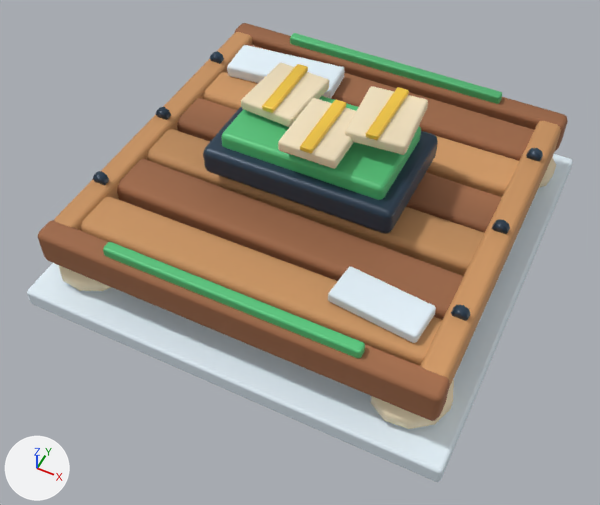
Before and after pictures for a commit that changed the glTF model HavenlineGodot/assets/stations_v2/pad_payment.glb.
The view is the same before and after, from a camera (50 mm lens) standing at (1.19, -2.6, 2.99) and looking at (0.03, -0.28, 0.09). Every picture has the same lights, and +X, +Y and +Z are marked at lower left. The picture after the commit comes second. Vertices at exactly the same position are counted once.

Names of what the first picture shows: 'pad_payment'.
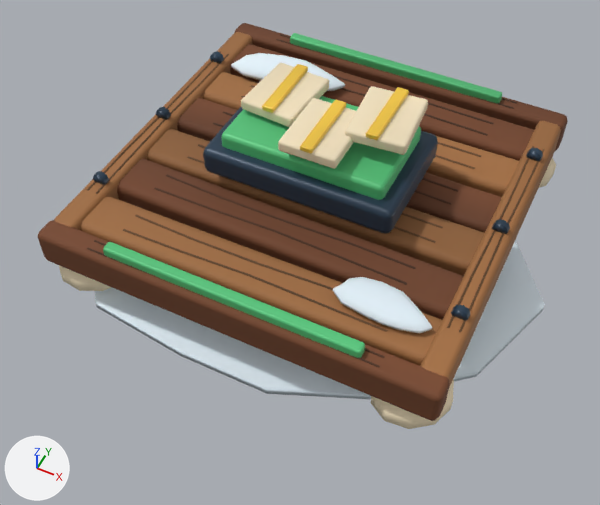
The change in detail:
me_pad_payment is used by ob_pad_payment; location (0.0, 0.0, 0.0).
me_pad_payment had 1676 vertices, 3212 faces and spanned x -1.01..1.01, y -1.01..1.01, z -0.06..0.75.
me_pad_payment now has 2681 vertices, 5006 faces and spans x -1.0..1.14, y -0.96..1.08, z -0.11..0.75.
me_pad_payment part 1: the loose piece of 56 vertices spanning x -1.01..1.01, y -1.01..1.01, z -0.06..0.04 is rebuilt with 99 vertices and now spans x -1.0..1.14, y -0.96..1.08, z -0.11..0.08.
me_pad_payment part 2: the loose piece of 56 vertices spanning x -0.78..-0.18, y 0.45..0.71, z 0.35..0.42 is rebuilt with 86 vertices and now spans x -0.76..-0.15, y 0.47..0.7, z 0.34..0.43.
me_pad_payment part 3: the loose piece of 56 vertices spanning x 0.35..0.77, y -0.72..-0.5, z 0.35..0.41 is rebuilt with 86 vertices and now spans x 0.36..0.78, y -0.7..-0.51, z 0.34..0.41.
me_pad_payment part 4: 902 vertices added at x -0.89..0.89, y -0.89..0.89, z 0.34..0.37.
me_pad_payment part 5: 1080 kept faces spanning x -0.93..0.93, y -0.92..0.92, z 0.19..0.37 get new vertex colours; the middle colour goes from pale yellow #ece1cf to beige #ad9981.

Location of each change, (x1, y1, x2, y2) in pixels of the pictures (600 x 505 px):
'pad_payment', reshaped (12% shorter): before (27, 23, 573, 482); after (38, 23, 568, 429)
part 1 of me_pad_payment, rebuilt: before (27, 154, 573, 482); after (95, 240, 545, 399)
part 2 of me_pad_payment, rebuilt (28% shorter): before (227, 45, 345, 98); after (231, 53, 345, 91)
part 3 of me_pad_payment, rebuilt (8% narrower, 25% shorter): before (328, 267, 436, 343); after (333, 277, 432, 334)
part 4 of me_pad_payment, added: after (87, 34, 544, 368)
part 5 of me_pad_payment, recoloured (darker): (38, 23, 568, 421) in both
